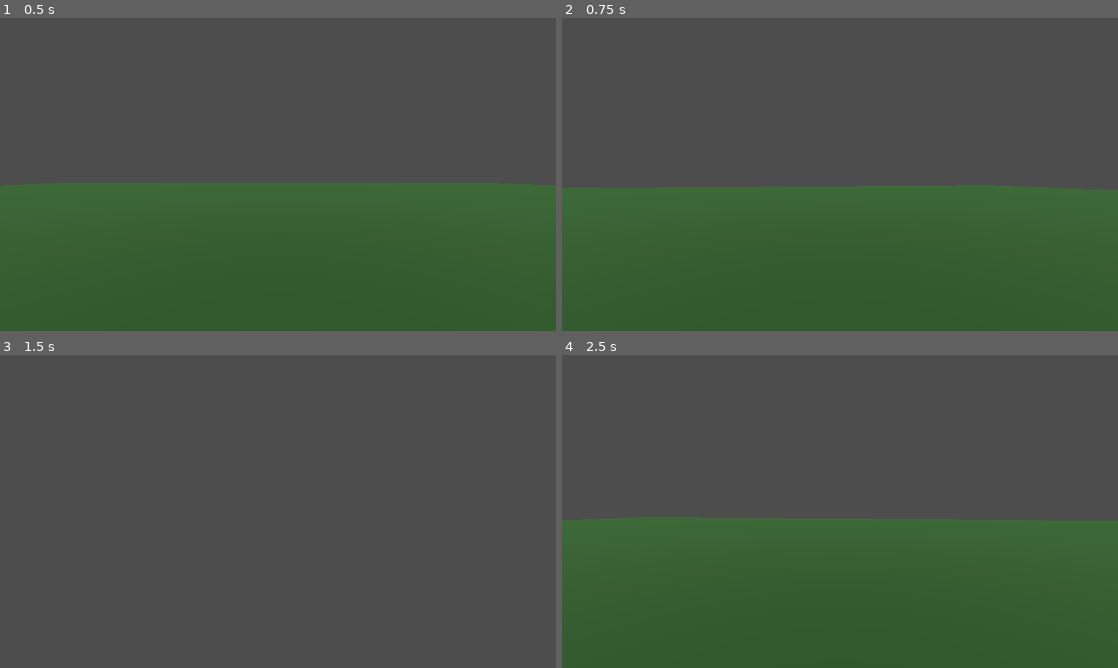
Above: before the commit, frames 1-4 (two rows, left to right).
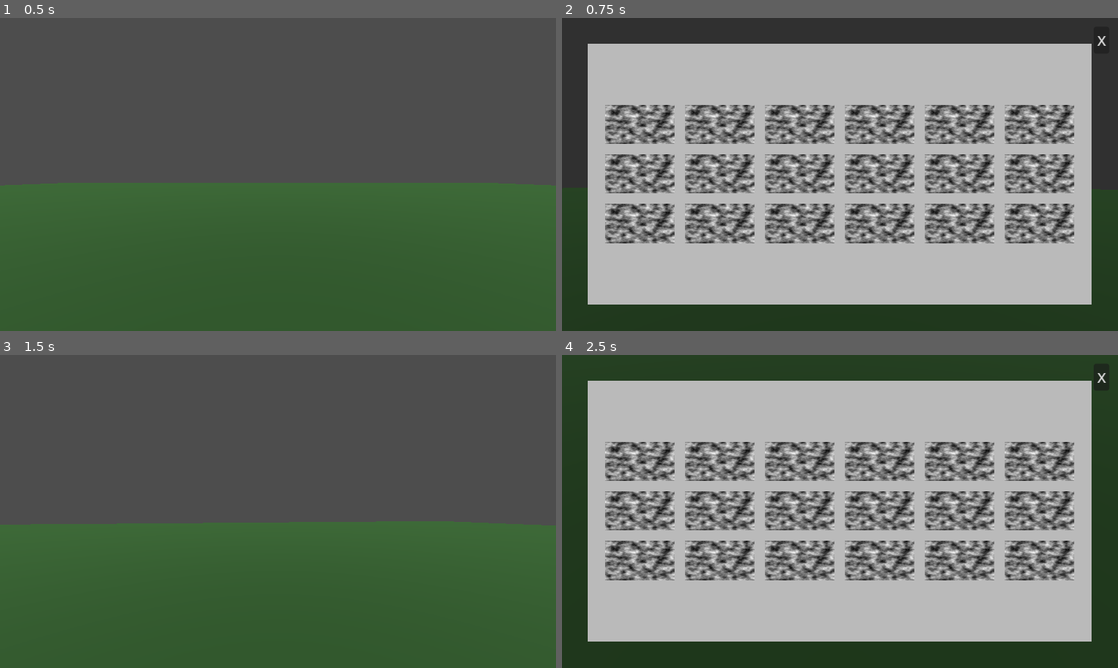
Above: after the commit, the same moments.

Repository: jwl0724/Comfy-Jam-Autumn-2026
Game: Godot game, scene res://Systems/Game/GameController.tscn
Two runs of this game, one before a commit and one after it. Both use one fixed random seed, a clock stepped at 60 frames per second and the inputs below.
Inputs (mouse positions are in pixels of both pictures, inside the frame that each line leads up to):
- Up to frame 1 (0.5 s): no input
- Up to frame 2 (0.75 s): tap Enter at 0.5 s; move the mouse to (867, 174) at 0.52 s; hold W (Forward) from 0.53 s (still down); tap V (Book) at 0.6 s
- Up to frame 3 (1.5 s): release W (Forward) at 1.25 s; click (539, 376) at 1.25 s, where only the run after the commit has a clickable "X"
- Up to frame 4 (2.5 s): tap Space at 2 s; move the mouse to (812, 511) at 2.02 s; hold W (Forward) from 2.03 s (still down); right-click (812, 511) at 2.1 s; tap V (Book) at 2.3 s

Frame 1 is identical in both runs. In frame 2, 95% of the frame differs, in the area x 0-100%, y 0-100%; in frame 3, 43%; in frame 4, 96%.

Commit message:
create basic scrapbook UI and connect to button press

Diff:
--- a/Common/AutoLoads/signal_bus.gd
+++ b/Common/AutoLoads/signal_bus.gd
@@ -2,8 +2,10 @@
 @warning_ignore_start("unused_signal")
 
 # HUD Signals
-signal hud_visible_interactPrompt(visible: bool)
+signal hud_interactPrompt_visible(visible: bool)
 
+# Menu Signals
+signal menu_scrapbook_visible(visible: bool)
 
 # Options Signals
 signal options_changed_musicDB(linear: float)
--- a/Common/UI/HUD/Components/interact_prompt.gd
+++ b/Common/UI/HUD/Components/interact_prompt.gd
@@ -2,7 +2,7 @@
 
 func _ready():
     visible = false
-    SignalBus.hud_visible_interactPrompt.connect(_on_visible_request)
+    SignalBus.hud_interactPrompt_visible.connect(_on_visible_request)
 
 func _on_visible_request(to_visible: bool):
     visible = to_visible
--- /dev/null
+++ b/Common/UI/Menus/Scrapbook/Scrapbook.tscn
@@ -0,0 +1,170 @@
+[gd_scene format=3 uid="uid://dyqfoagllaj7u"]
+
+[ext_resource type="Script" uid="uid://clnja5s6plpf0" path="res://Common/UI/Menus/Scrapbook/scrapbook.gd" id="1_kppxn"]
+
+[sub_resource type="FastNoiseLite" id="FastNoiseLite_s2omm"]
+
+[sub_resource type="NoiseTexture2D" id="NoiseTexture2D_385so"]
+noise = SubResource("FastNoiseLite_s2omm")
+
+[node name="Scrapbook" type="Control" unique_id=23996365]
+layout_mode = 3
+anchors_preset = 15
+anchor_right = 1.0
+anchor_bottom = 1.0
+grow_horizontal = 2
+grow_vertical = 2
+script = ExtResource("1_kppxn")
+
+[node name="ColorRect" type="ColorRect" parent="." unique_id=1308459696]
+layout_mode = 1
+anchors_preset = 15
+anchor_right = 1.0
+anchor_bottom = 1.0
+grow_horizontal = 2
+grow_vertical = 2
+color = Color(0, 0, 0, 0.36862746)
+
+[node name="MarginContainer" type="MarginContainer" parent="." unique_id=1136391749]
+layout_mode = 1
+anchors_preset = 15
+anchor_right = 1.0
+anchor_bottom = 1.0
+grow_horizontal = 2
+grow_vertical = 2
+theme_override_constants/margin_left = 30
+theme_override_constants/margin_top = 30
+theme_override_constants/margin_right = 30
+theme_override_constants/margin_bottom = 30
+
+[node name="Paper" type="ColorRect" parent="MarginContainer" unique_id=220023261]
+layout_mode = 2
+color = Color(0.728822, 0.728822, 0.728822, 1)
+
+[node name="GridContainer" type="GridContainer" parent="MarginContainer" unique_id=332184268]
+layout_mode = 2
+size_flags_horizontal = 4
+size_flags_vertical = 4
+theme_override_constants/h_separation = 12
+theme_override_constants/v_separation = 12
+columns = 6
+
+[node name="Req1" type="TextureRect" parent="MarginContainer/GridContainer" unique_id=631481705]
+custom_minimum_size = Vector2(80, 45)
+layout_mode = 2
+texture = SubResource("NoiseTexture2D_385so")
+expand_mode = 2
+
+[node name="Req2" type="TextureRect" parent="MarginContainer/GridContainer" unique_id=258338155]
+custom_minimum_size = Vector2(80, 45)
+layout_mode = 2
+texture = SubResource("NoiseTexture2D_385so")
+expand_mode = 2
+
+[node name="Req3" type="TextureRect" parent="MarginContainer/GridContainer" unique_id=1470207965]
+custom_minimum_size = Vector2(80, 45)
+layout_mode = 2
+texture = SubResource("NoiseTexture2D_385so")
+expand_mode = 2
+
+[node name="Req4" type="TextureRect" parent="MarginContainer/GridContainer" unique_id=92199831]
+custom_minimum_size = Vector2(80, 45)
+layout_mode = 2
+texture = SubResource("NoiseTexture2D_385so")
+expand_mode = 2
+
+[node name="Req5" type="TextureRect" parent="MarginContainer/GridContainer" unique_id=1011753454]
+custom_minimum_size = Vector2(80, 45)
+layout_mode = 2
+texture = SubResource("NoiseTexture2D_385so")
+expand_mode = 2
+
+[node name="Req6" type="TextureRect" parent="MarginContainer/GridContainer" unique_id=924944029]
+custom_minimum_size = Vector2(80, 45)
+layout_mode = 2
+texture = SubResource("NoiseTexture2D_385so")
+expand_mode = 2
+
+[node name="Req7" type="TextureRect" parent="MarginContainer/GridContainer" unique_id=906884776]
+custom_minimum_size = Vector2(80, 45)
+layout_mode = 2
+texture = SubResource("NoiseTexture2D_385so")
+expand_mode = 2
+
+[node name="Req8" type="TextureRect" parent="MarginContainer/GridContainer" unique_id=333807945]
+custom_minimum_size = Vector2(80, 45)
+layout_mode = 2
+texture = SubResource("NoiseTexture2D_385so")
+expand_mode = 2
+
+[node name="Req9" type="TextureRect" parent="MarginContainer/GridContainer" unique_id=1196639565]
+custom_minimum_size = Vector2(80, 45)
+layout_mode = 2
+texture = SubResource("NoiseTexture2D_385so")
+expand_mode = 2
+
+[node name="Req10" type="TextureRect" parent="MarginContainer/GridContainer" unique_id=1815814813]
+custom_minimum_size = Vector2(80, 45)
+layout_mode = 2
+texture = SubResource("NoiseTexture2D_385so")
+expand_mode = 2
+
+[node name="Req11" type="TextureRect" parent="MarginContainer/GridContainer" unique_id=1977373607]
+custom_minimum_size = Vector2(80, 45)
+layout_mode = 2
+texture = SubResource("NoiseTexture2D_385so")
+expand_mode = 2
+
+[node name="Req12" type="TextureRect" parent="MarginContainer/GridContainer" unique_id=627268706]
+custom_minimum_size = Vector2(80, 45)
+layout_mode = 2
+texture = SubResource("NoiseTexture2D_385so")
+expand_mode = 2
+
+[node name="Req13" type="TextureRect" parent="MarginContainer/GridContainer" unique_id=533248576]
+custom_minimum_size = Vector2(80, 45)
+layout_mode = 2
+texture = SubResource("NoiseTexture2D_385so")
+expand_mode = 2
+
+[node name="Req14" type="TextureRect" parent="MarginContainer/GridContainer" unique_id=1355568468]
+custom_minimum_size = Vector2(80, 45)
+layout_mode = 2
+texture = SubResource("NoiseTexture2D_385so")
+expand_mode = 2
+
+[node name="Req15" type="TextureRect" parent="MarginContainer/GridContainer" unique_id=788348049]
+custom_minimum_size = Vector2(80, 45)
+layout_mode = 2
+texture = SubResource("NoiseTexture2D_385so")
+expand_mode = 2
+
+[node name="Req16" type="TextureRect" parent="MarginContainer/GridContainer" unique_id=1945867187]
+custom_minimum_size = Vector2(80, 45)
+layout_mode = 2
+texture = SubResource("NoiseTexture2D_385so")
+expand_mode = 2
+
+[node name="Req17" type="TextureRect" parent="MarginContainer/GridContainer" unique_id=1197590241]
+custom_minimum_size = Vector2(80, 45)
+layout_mode = 2
+texture = SubResource("NoiseTexture2D_385so")
+expand_mode = 2
+
+[node name="Req18" type="TextureRect" parent="MarginContainer/GridContainer" unique_id=1286300313]
+custom_minimum_size = Vector2(80, 45)
+layout_mode = 2
+texture = SubResource("NoiseTexture2D_385so")
+expand_mode = 2
+
+[node name="Close" type="Button" parent="." unique_id=1140852592]
+layout_mode = 1
+anchors_preset = 1
+anchor_left = 1.0
+anchor_right = 1.0
+offset_left = -28.0
+offset_top = 10.0
+offset_right = -10.0
+offset_bottom = 41.0
+grow_horizontal = 0
+text = "X"
--- /dev/null
+++ b/Common/UI/Menus/Scrapbook/scrapbook.gd
@@ -0,0 +1,23 @@
+extends Control
+
+# TODO: Scrapbook looks terrible right now, need to actually improve the visuals later down the road
+
+@onready var close_button: Button = $Close
+
+
+
+func _ready():
+    visible = false
+    SignalBus.menu_scrapbook_visible.connect(_on_scrapbook_request)
+    close_button.pressed.connect(_on_close_pressed)
+
+
+
+func _on_scrapbook_request(to_visible: bool):
+    visible = to_visible
+    Input.mouse_mode = Input.MOUSE_MODE_VISIBLE if to_visible else Input.MOUSE_MODE_CAPTURED
+
+
+
+func _on_close_pressed():
+    SignalBus.menu_scrapbook_visible.emit(false) # In case other objects require this signalto continue operations
--- a/Entities/Player/player.gd
+++ b/Entities/Player/player.gd
@@ -26,12 +26,13 @@
         print("TODO: Create a pause menu that lets you change options and go back to main menu")
         Input.mouse_mode = Input.MOUSE_MODE_CAPTURED if Input.mouse_mode == Input.MOUSE_MODE_VISIBLE else Input.MOUSE_MODE_VISIBLE # Temp until pause menu done
     if event.is_action_pressed(Constants.InputNames.Book):
-        print("TODO: Book pressed, need to add a UI element that opens a book to review taken photos, and also pauses the game timer when it is open")
+        SignalBus.menu_scrapbook_visible.emit(true)
+        print("TODO: Book pressed, also pauses the game timer when it is open")
 
 
 
 func _on_look_notify(is_looking: bool):
-    SignalBus.hud_visible_interactPrompt.emit(is_looking)
+    SignalBus.hud_interactPrompt_visible.emit(is_looking)
 
 
 
--- a/Systems/Game/GameController.tscn
+++ b/Systems/Game/GameController.tscn
@@ -3,7 +3,7 @@
 [ext_resource type="Script" uid="uid://jm2xbcjckc8c" path="res://Systems/Game/game_controller.gd" id="1_yl5u5"]
 [ext_resource type="PackedScene" uid="uid://jxcuyws4cpbu" path="res://Common/UI/Menus/MainMenu/MainMenu.tscn" id="3_iq1bj"]
 [ext_resource type="PackedScene" uid="uid://c6wogsncvmcwd" path="res://Levels/Testing/Dog/DogFollowTest.tscn" id="3_j0ier"]
-[ext_resource type="PackedScene" uid="uid://cxes41vpkkplv" path="res://Common/UI/HUD/HUD.tscn" id="4_iq1bj"]
+[ext_resource type="PackedScene" uid="uid://dyqfoagllaj7u" path="res://Common/UI/Menus/Scrapbook/Scrapbook.tscn" id="4_iq1bj"]
 
 [node name="GameController" type="Node" unique_id=1964676766]
 script = ExtResource("1_yl5u5")
Not shown, added: Common/UI/Menus/Scrapbook/scrapbook.gd.uid
